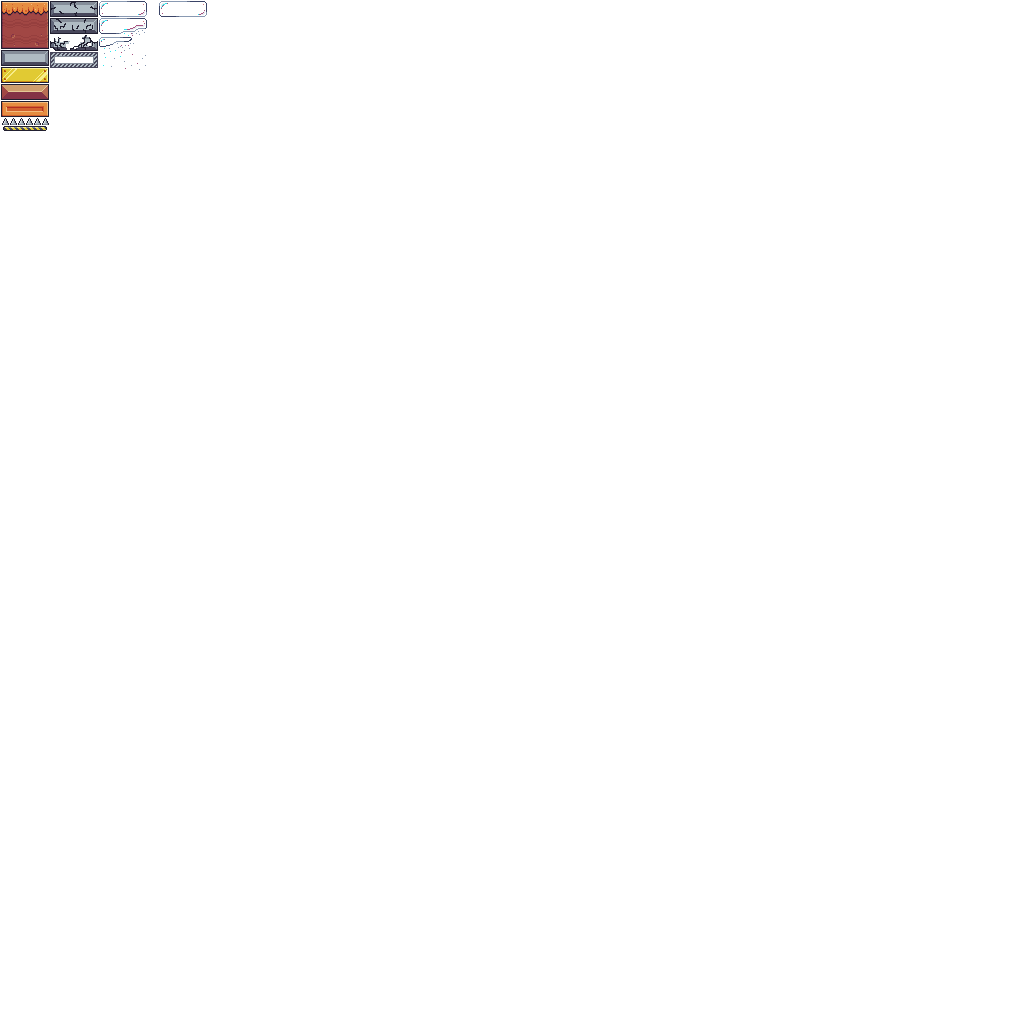
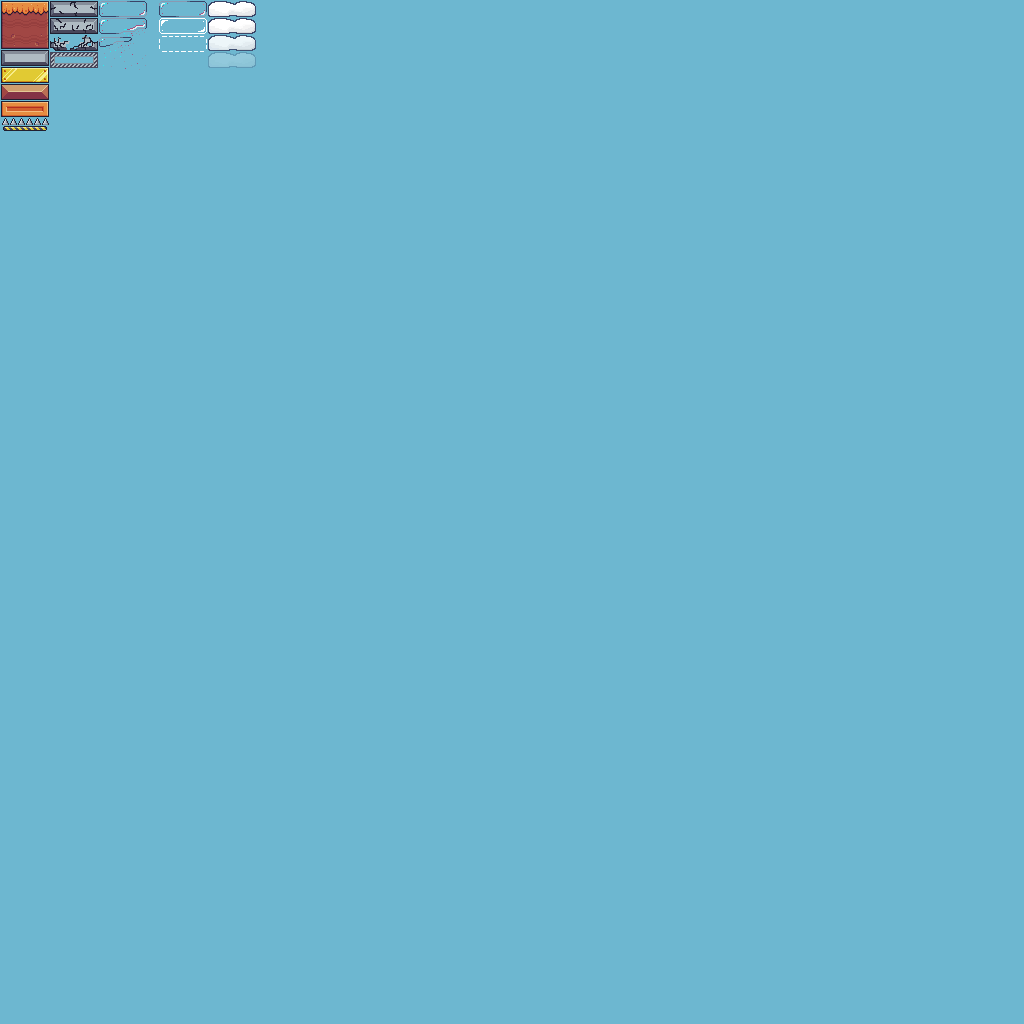
Layered file, before and after one edit (1024x1024). Changes by layer:
added group "Cloud" with 5 layers above "Anchor" over [208, 1, 256, 68]
added layer "Cloud_Disappear_003" (25%) in group "Cloud" over [208, 52, 256, 68]
added layer "Cloud_Disappear_002" (50%) in group "Cloud" over [208, 35, 256, 51]
added layer "Cloud_Disappear_001" (75%) in group "Cloud" over [208, 35, 256, 51]
added layer "Cloud_Disappear_000" in group "Cloud" over [208, 18, 256, 34]
added layer "Cloud_Idle" in group "Cloud" over [208, 1, 256, 17]
showed "Layer 0", painted on it over [0, 0, 1024, 1024]
